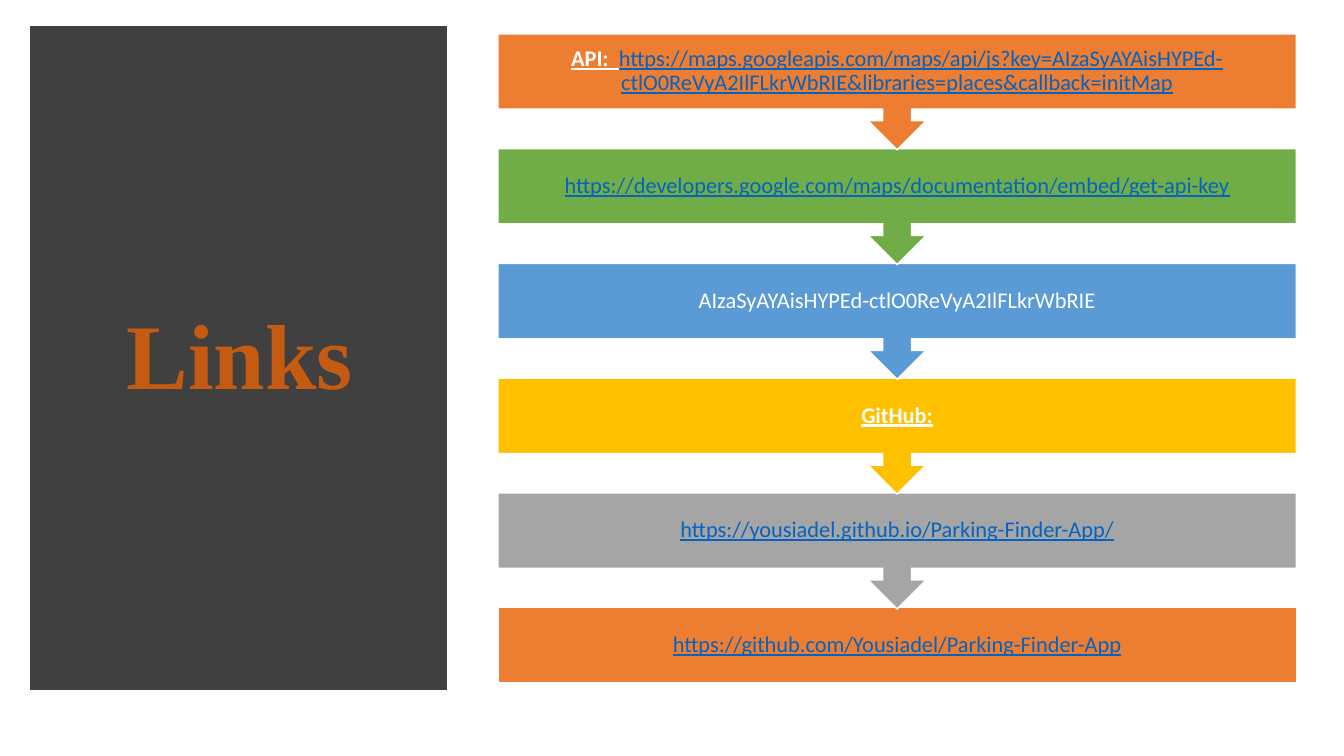
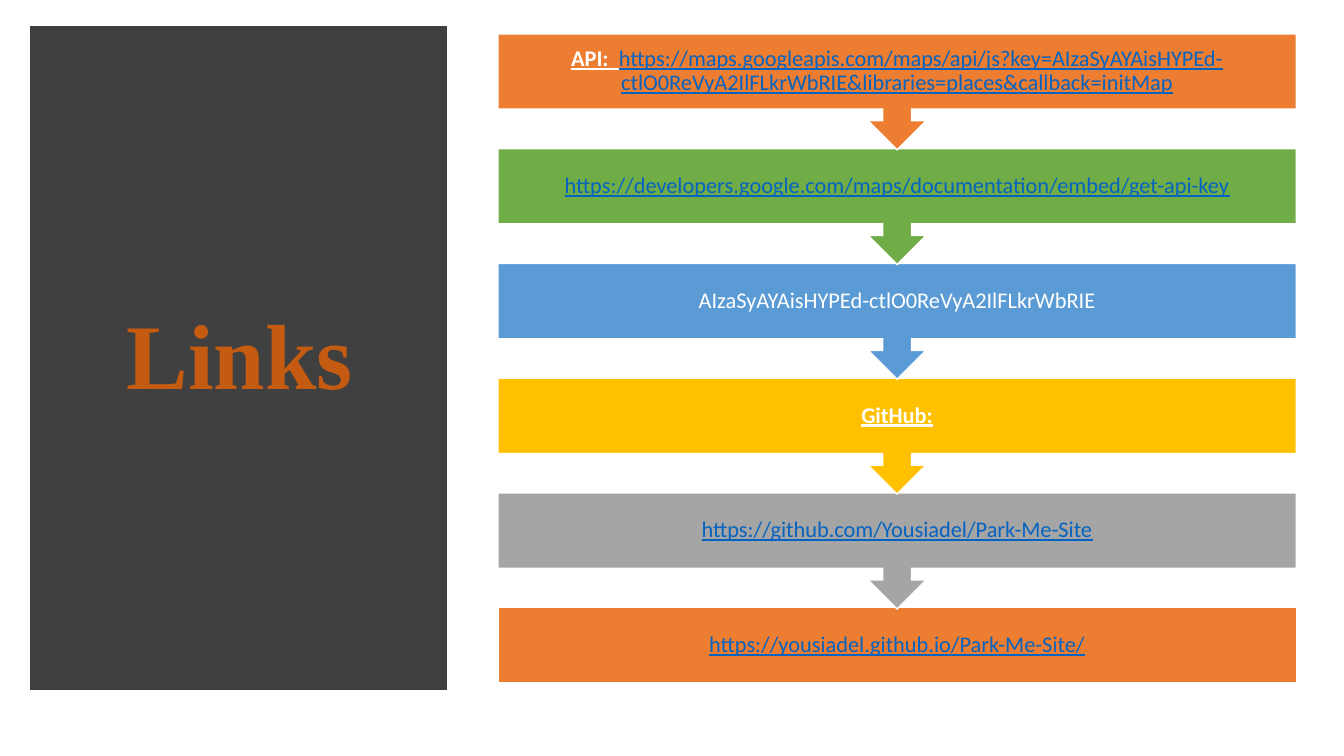
Before and after one commit to Yousiadel/Park-Me-Site, a slide deck: slide 14 of Project 1 for Group2 Parking Site.pptx. Drawn at 1344x756 pixels with LibreOffice and Linux fonts; fonts in the diff are those of the drawing. Boxes give left, top, right and bottom in pixels: in the first picture for what was removed or moved away, otherwise in the second. Text is boxed around its words. In the diff, an @@ line names an element or a change of style, - is before the commit and + after.

```diff
--- a/Project 1 for Group2 Parking Site.pptx
+++ b/Project 1 for Group2 Parking Site.pptx
@@ text at (x1=702, y1=521, x2=1092, y2=541): text changed @@
-https://github.com/Yousiadel/Parking-Finder-App
+https://github.com/Yousiadel/Park-Me-Site
@@ text at (x1=709, y1=636, x2=1084, y2=656): text changed @@
-https://yousiadel.github.io/Parking-Finder-App/
+https://yousiadel.github.io/Park-Me-Site/
```
Also in this commit, not shown: 7 other slides changed.
